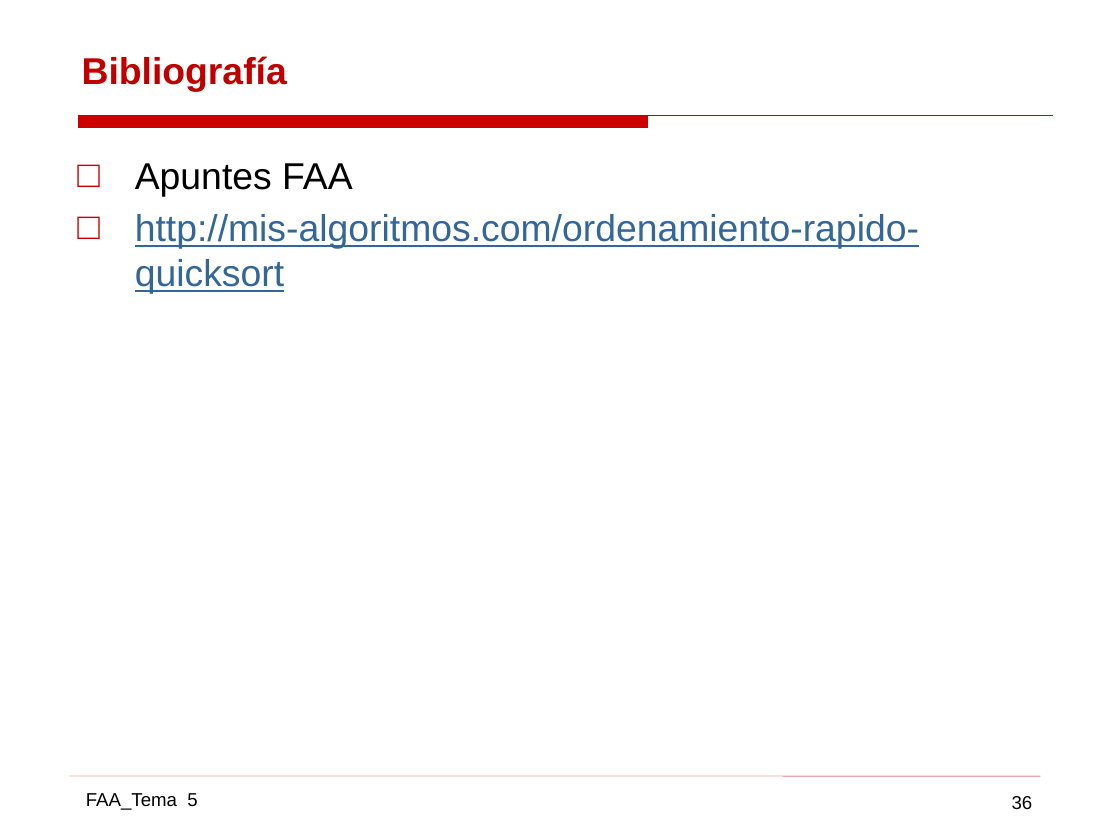
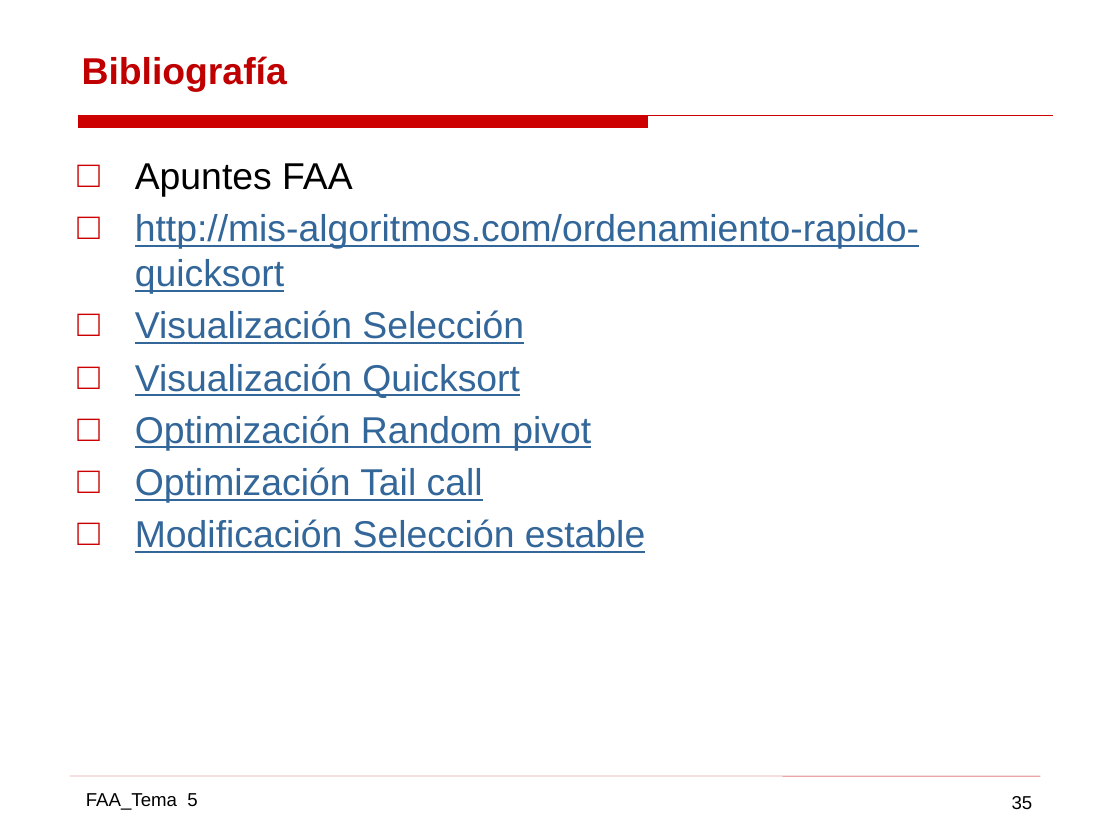
Before and after one commit to gabrielpr96/ETSIcode, a slide deck: slide 35 of FAA/Practica 2 AAD/AAD_11.pptx (slide 36 before the commit). Drawn at 1120x840 pixels with LibreOffice and Linux fonts; fonts in the diff are those of the drawing. Boxes give left, top, right and bottom in pixels: in the first picture for what was removed or moved away, otherwise in the second. Text is boxed around its words. In the diff, an @@ line names an element or a change of style, - is before the commit and + after.

```diff
--- a/FAA/Practica 2 AAD/AAD_11.pptx
+++ b/FAA/Practica 2 AAD/AAD_11.pptx
@@ text at (135,310,645,553): paragraphs added @@
+□ Visualización Selección
+□ Visualización Quicksort
+□ Optimización Random pivot
+□ Optimización Tail call
+□ Modificación Selección estable
@@ page number at (1012,796,1033,809): text changed @@
-36
+35
```
Also in this commit, not shown: 22 other slides changed, 1 slide added, 2 slides removed, 5 other files.
